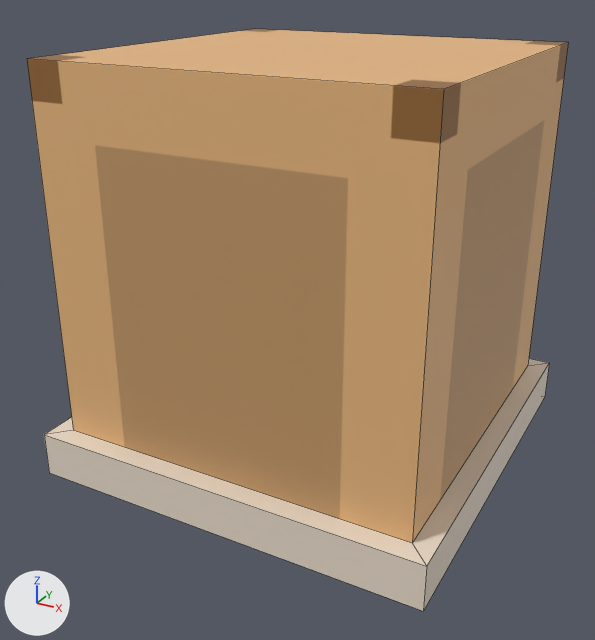
What one commit did to the FBX model Assets/Models/Environment/Pedestals/PedestalOne.fbx.
Camera for both pictures: a 50 mm camera at (1.79, -3.47, 2.38) aimed at (-0.03, -0.16, 0.72). Arrows for +X, +Y and +Z are at lower left; the lights stay in place. The picture after the commit comes second. Mesh edges are drawn as thin lines.

The first picture shows 'PedestalOne'.
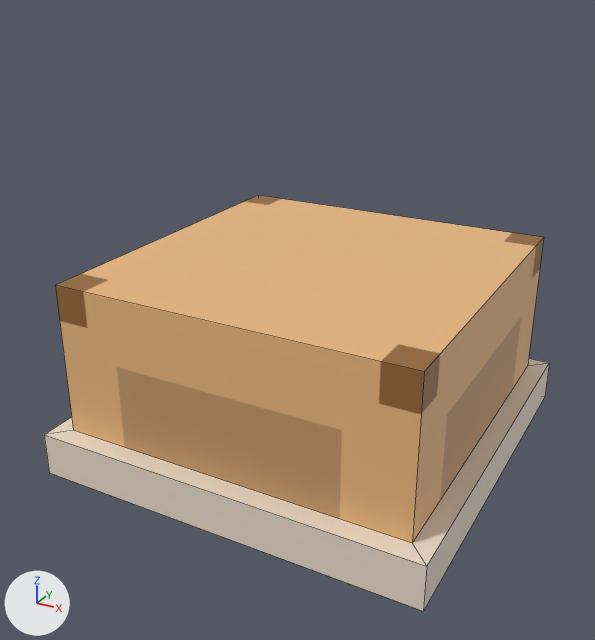
Pixel boxes (x1, y1, x2, y2) of what changed, in the pictures (595 x 640 px; the box of a moved part takes in the faces that stretch with it):
'PedestalOne', reshaped (7% narrower, 28% shorter)
    before: (27, 29, 568, 611)
    after: (44, 195, 549, 611)
part 1 of me_cube_002, moved or reshaped
    before: (27, 29, 568, 432)
    after: (55, 195, 544, 432)

Edits to the bpy script that builds the scene:
```text
Change me_cube_002:
    used by ob_pedestalone; location = (0.0, 0.0, 0.0)
    before: 0 (0.9, 0.9, 2.0) at pixel (568, 42), 2 (0.9, -0.9, 2.0) at pixel (443, 89), 4 (-0.9, 0.9, 2.0) at pixel (255, 28), 6 (-0.9, -0.9, 2.0) at pixel (26, 58)
    remove me_cube_002.from_pydata(...)  # 16 vertices, 14 faces; spans x -1.0..1.0, y -1.0..1.0, z 0.0..2.0
    add me_cube_002.from_pydata(...)  # 16 vertices, 14 faces; spans x -1.0..1.0, y -1.0..1.0, z 0.0..1.0
    me_cube_002 part 1
    add for i in [0, 2, 4, 6]: me_cube_002.vertices[i].co += Vector((0.0, 0.0, -1.0))
```
